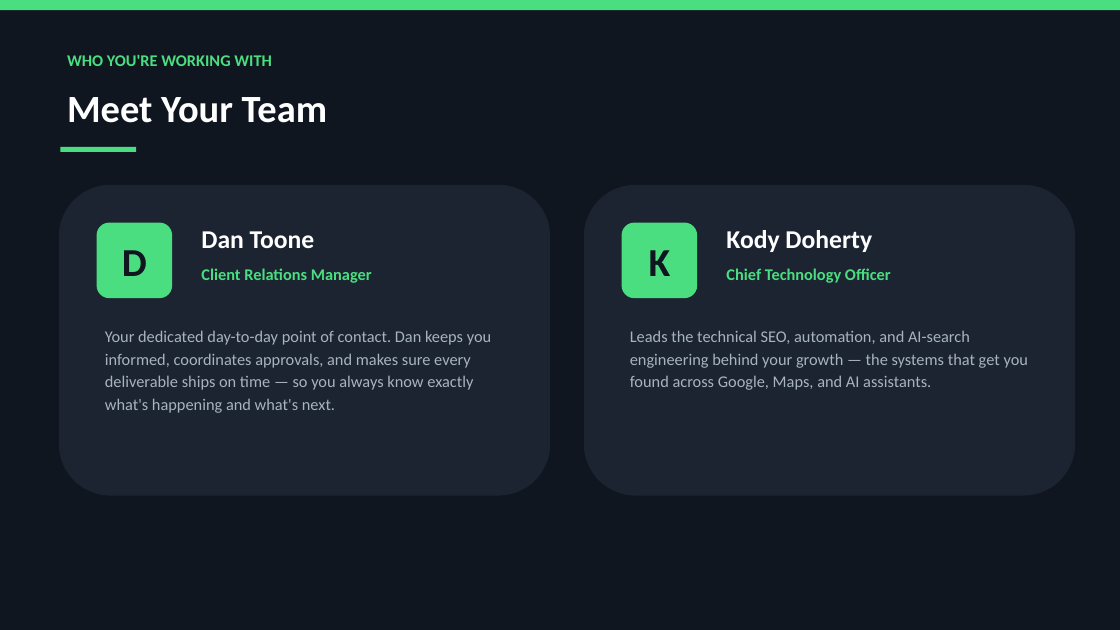
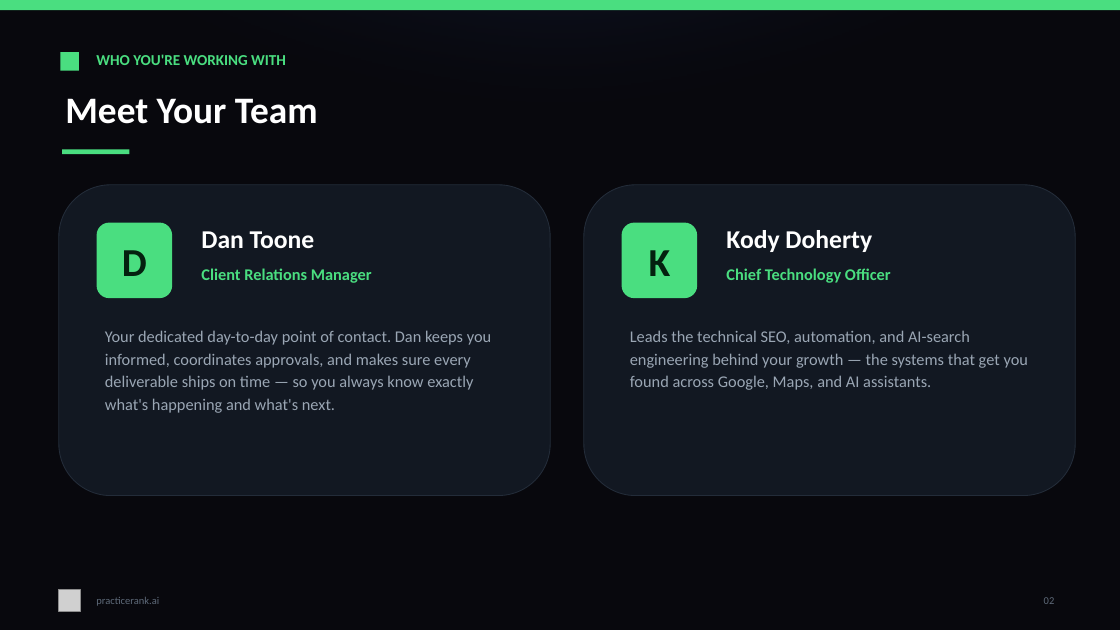
Before and after one commit to sathvik-vadlakunta/inCentivee, a slide deck: slide 2 of deliverables/PracticeRank-SEO-Strategy-Paradigm-Experts.pptx. Drawn at 1120x630 pixels with LibreOffice and Linux fonts; fonts in the diff are those of the drawing; grey boxes stand for pictures. Boxes give left, top, right and bottom in pixels: in the first picture for what was removed or moved away, otherwise in the second. Text is boxed around its words. In the diff, an @@ line names an element or a change of style, - is before the commit and + after.

Commit message:
deck: rebrand to practicerank.ai dark mode (near-black + radial glows + green)
Match the site's dark aesthetic and elevate: #08080d base, soft radial navy
glow (top) + faint green corner glow via soft-edge ellipses, subtle card
borders, green tick + accent rule on section headings, per-slide footer with
logo mark + page number. Refined palette (white 86%/muted/faint text).

```diff
--- a/deliverables/PracticeRank-SEO-Strategy-Paradigm-Experts.pptx
+++ b/deliverables/PracticeRank-SEO-Strategy-Paradigm-Experts.pptx
@@ rectangle at box(0, 0, 1120, 630): fill #0F1620 to #08080D @@
@@ ellipse added at box(0, 0, 1120, 155), fill #16213E at 46% opacity @@
@@ rectangle added at box(60, 52, 79, 71), fill #4ADE80 @@
@@ text "WHO YOU'RE WORKING WITH": place and size @@
-text "WHO YOU'RE WORKING WITH" at box(67, 55, 272, 66)
+text "WHO YOU'RE WORKING WITH" at box(96, 54, 286, 65)
@@ text "WHO YOU'RE WORKING WITH" at box(96, 54, 286, 65): size 14 to 13 pt @@
@@ text "Meet Your Team" at box(65, 98, 318, 124): size 33 to 32 pt @@
@@ rectangle: place and size @@
-rectangle at box(60, 147, 136, 152)
+rectangle at box(62, 150, 129, 155)
@@ rounded rectangle at box(59, 185, 550, 496): fill #1B2430 to #121822; outline none to #232C39 0.75 pt @@
@@ rounded rectangle at box(584, 185, 1075, 496): fill #1B2430 to #121822; outline none to #232C39 0.75 pt @@
@@ text "D" at box(122, 250, 147, 276): text colour #0F1620 to #04210F @@
@@ text "K" at box(649, 250, 671, 276): text colour #0F1620 to #04210F @@
@@ picture added at box(59, 590, 81, 612) @@
@@ text added at box(96, 597, 159, 606), 9 pt, text #5E6A79 @@
+practicerank.ai
@@ text added at box(1044, 597, 1055, 604), 9 pt, text #5E6A79 @@
+02
```
Also in this commit, not shown: 12 other slides changed, 1 other file.
